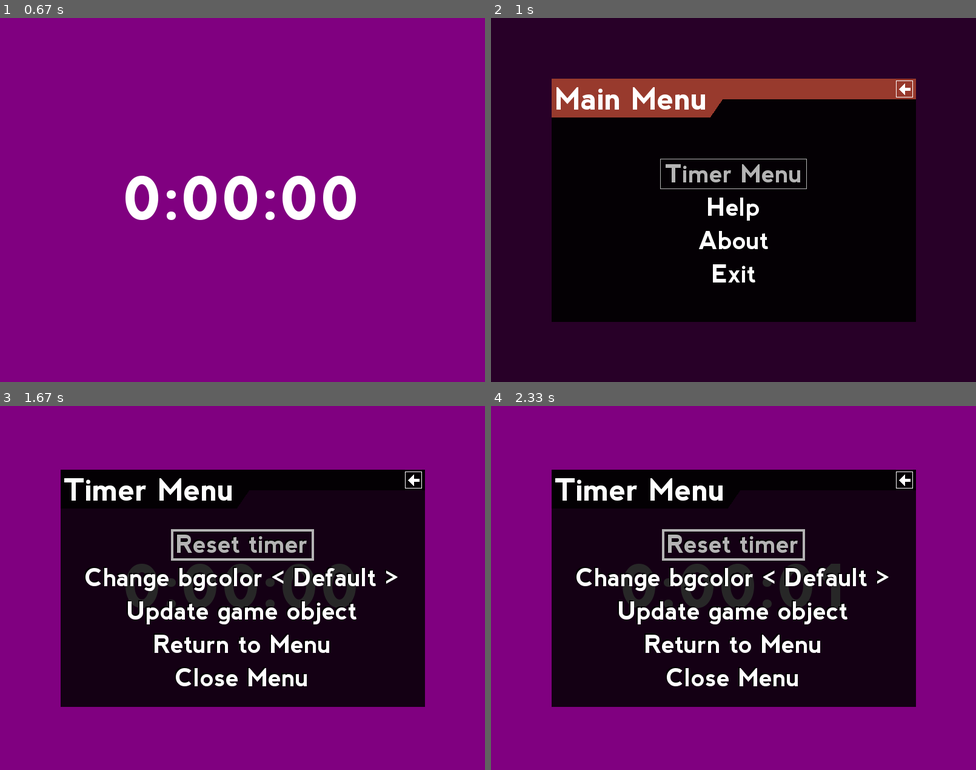
Above: before the commit, frames 1-4 (two rows, left to right).
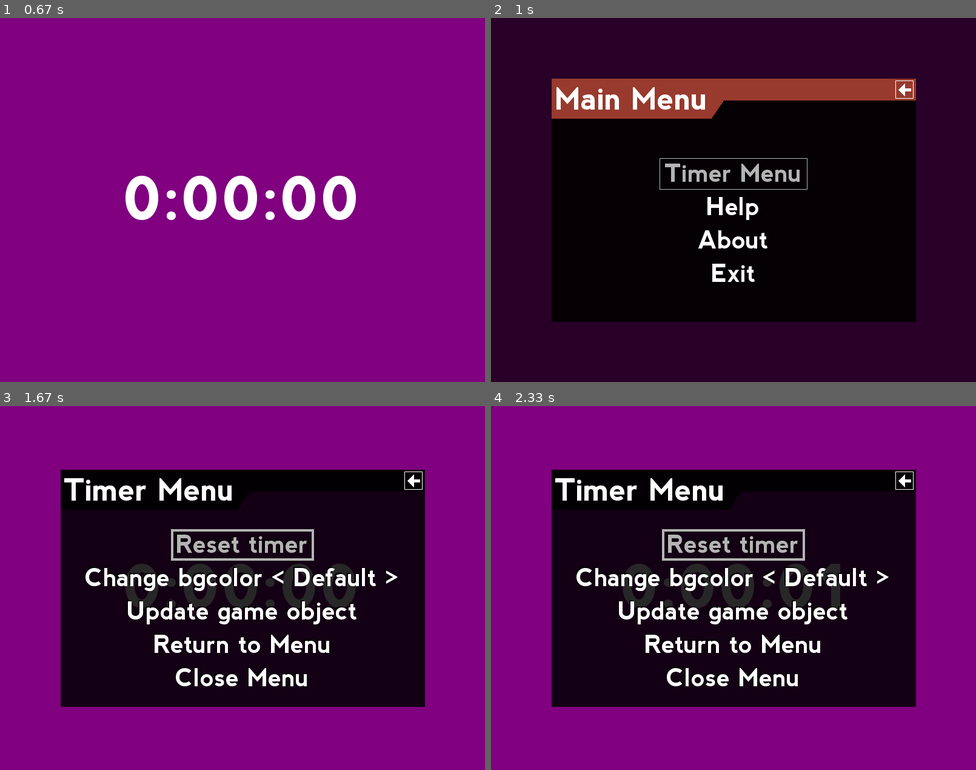
Above: after the commit, the same moments.

Repository: ppizarror/pygame-menu
Game: pygame game, started from example1.py
Two runs of this game, one before a commit and one after it. Both use one fixed random seed, a clock stepped at 60 frames per second and the inputs below.
Inputs:
- Up to frame 1 (0.67 s): no input
- Up to frame 2 (1 s): tap Esc at 0.88 s
- Up to frame 3 (1.67 s): type "an" at 1.22 s; type "n" at 1.42 s; tap Enter at 1.55 s
- Up to frame 4 (2.33 s): click "0:00:01" at 1.82 s; hold Up from 2.1 s (still down)

Frame 1 is identical in both runs. In frame 2, 1.1% of the frame differs, in the area x 12-88%, y 17-73%; in frame 3, less than 0.1%; in frame 4, less than 0.1%.

Commit message:
Improved text render surface

Diff:
--- a/pygameMenu/widgets/widget.py
+++ b/pygameMenu/widgets/widget.py
@@ -86,7 +86,7 @@
         self._kwargs = kwargs or {}
 
         # Menu reference
-        self.menu = None
+        self._menu = None
 
         # Modified in set_font() method
         self._font = _cfg.MENU_FONT_SIZE_TITLE
@@ -234,15 +234,16 @@
 
             text = self._font.render(string, self._font_antialias, color)
 
+            # Create surface
+            size = (text.get_width() + 2, text.get_height() + 2)
+            # noinspection PyArgumentList
+            surface = _pygame.Surface(size, _pygame.SRCALPHA, 32).convert_alpha()  # type: _pygame.SurfaceType
+
+            # Draw shadow first
             if self._shadow:
-                size = (text.get_width() + 2, text.get_height() + 2)
                 text_bg = self._font.render(string, self._font_antialias, self._shadow_color)
-                # noinspection PyArgumentList
-                surface = _pygame.Surface(size, _pygame.SRCALPHA, 32).convert_alpha()
                 surface.blit(text_bg, self._shadow_tuple)
-                surface.blit(text, (0, 0))
-            else:
-                surface = text
+            surface.blit(text, (0, 0))
 
             self._render_string_cache = render_hash
             self._render_string_cache_surface = surface
@@ -281,7 +282,16 @@
         :type menu: pygameMenu.menu.Menu
         :return: None
         """
-        self.menu = menu
+        self._menu = menu
+
+    def get_menu(self):
+        """
+        Return menu reference (if exist).
+
+        :return: Menu reference
+        :rtype: pygameMenu.menu.Menu
+        """
+        return self._menu
 
     def _apply_font(self):
         """
